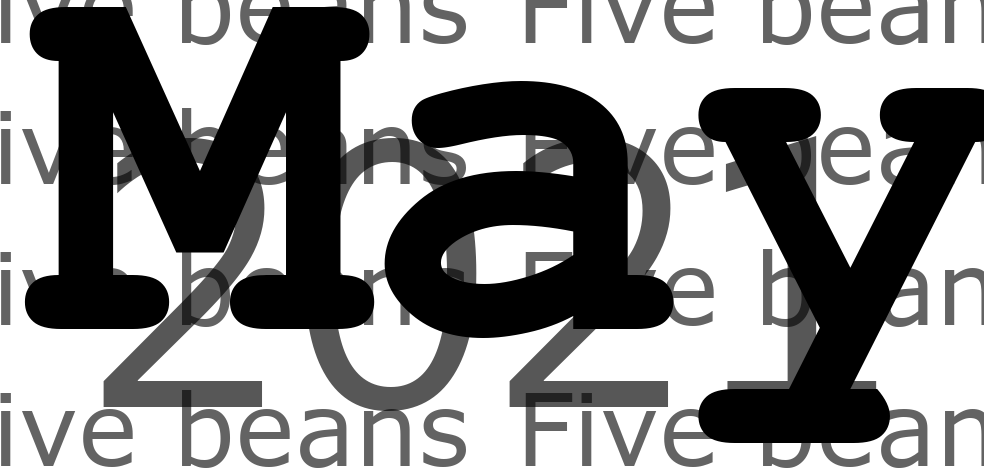
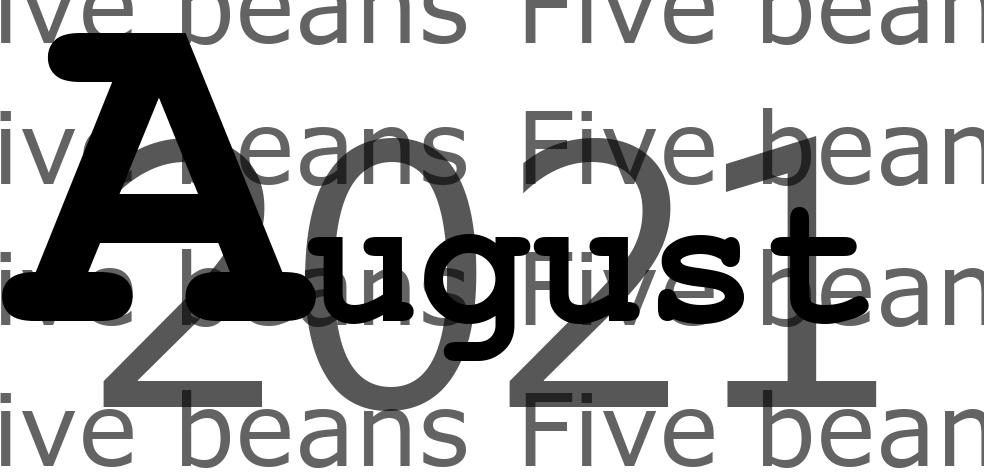
Comparing the layer stacks of the two (984, 474) images. Changes:
renamed "May" to "August", painted on it over left=2, top=7, right=984, bottom=443
